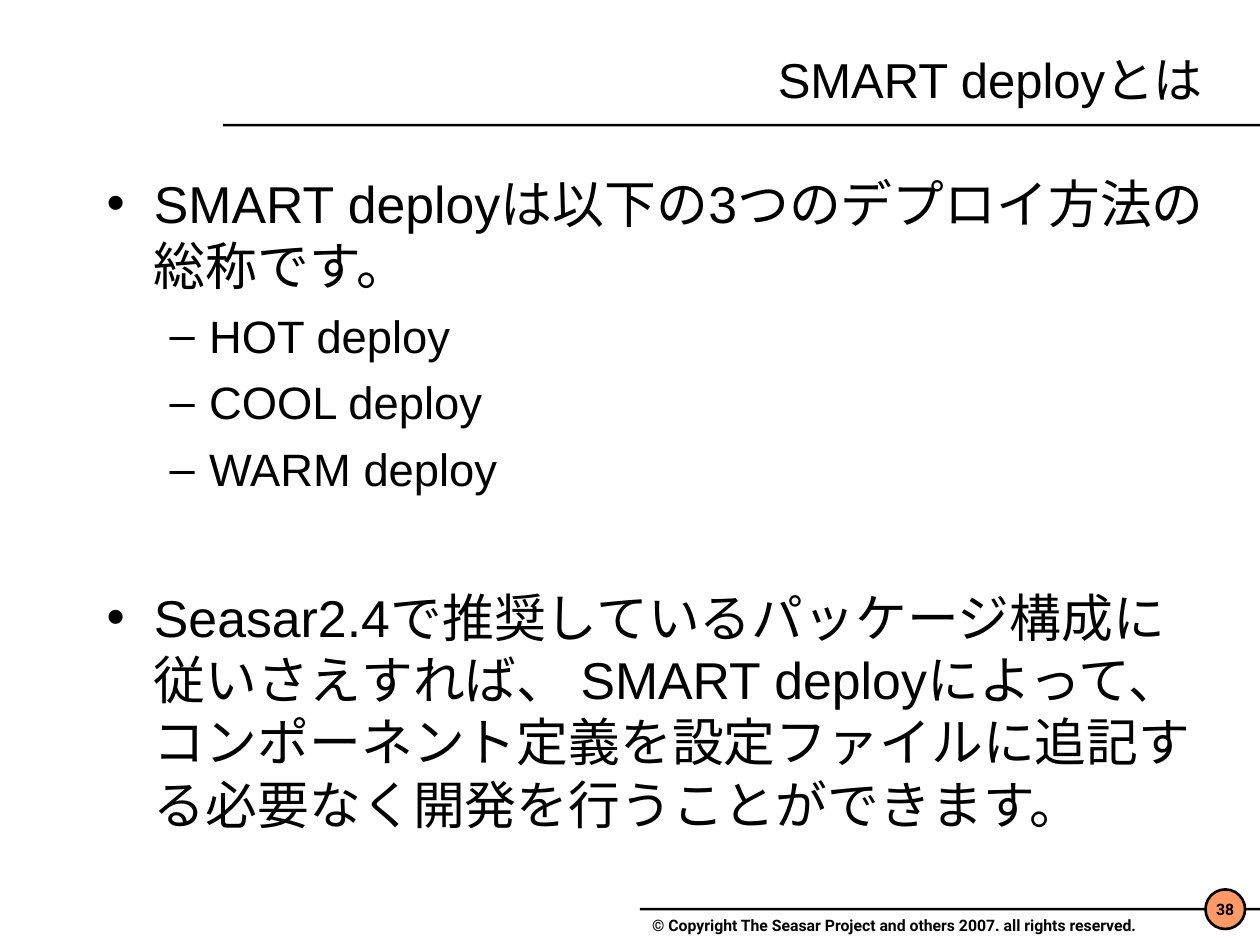
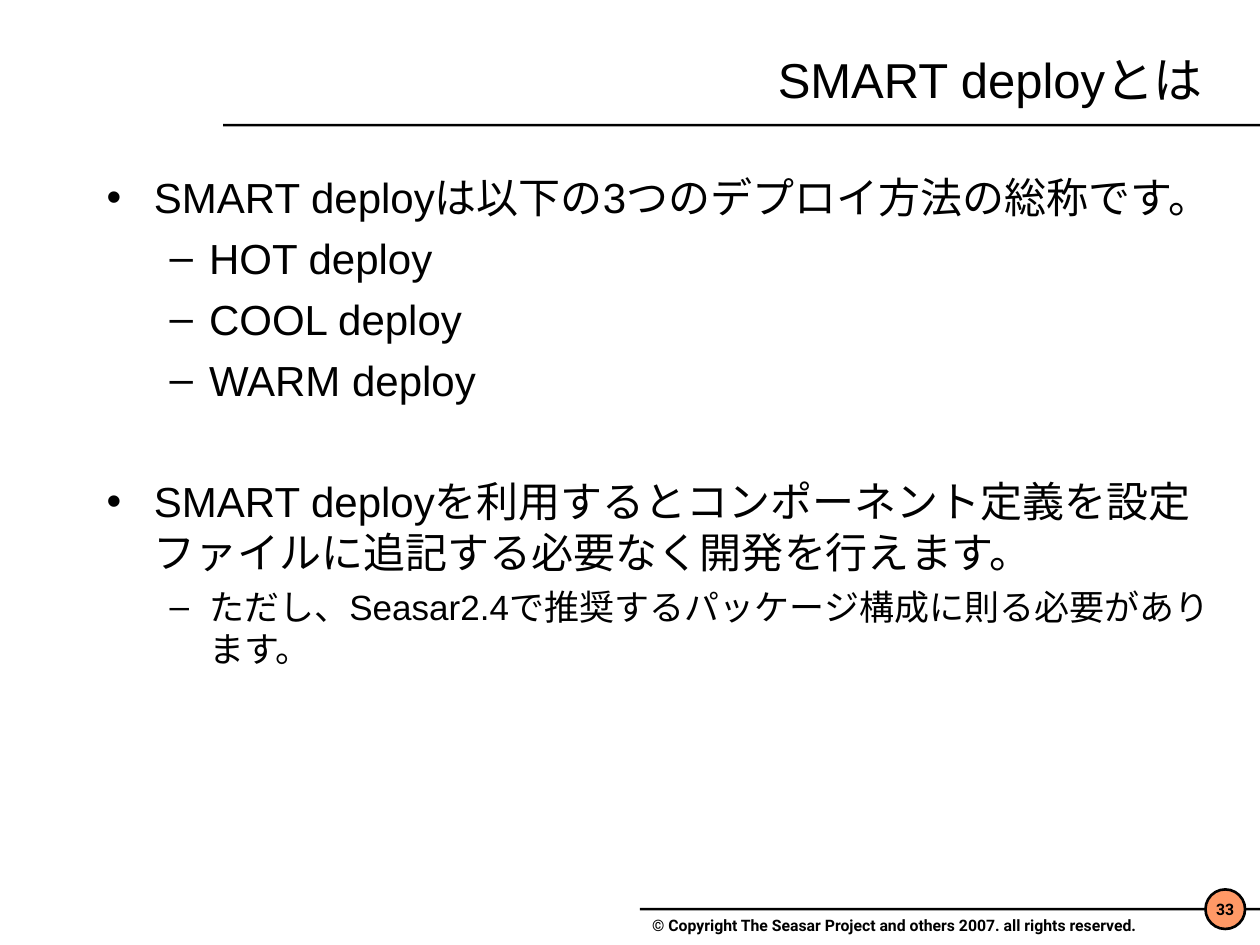
Before and after one commit to seasarorg/seasar2, a slide deck: slide 33 of seasar2_tutorial/doc/Seasar2.4.ppt (slide 38 before the commit). Drawn at 1260x945 pixels with LibreOffice and Linux fonts; fonts in the diff are those of the drawing; background and template pictures are left out. Boxes give left, top, right and bottom in pixels: in the first picture for what was removed or moved away, otherwise in the second. Text is boxed around its words. In the diff, an @@ line names an element or a change of style, - is before the commit and + after.

Commit message:
チュートリアルのドキュメント修正。

```diff
--- a/seasar2_tutorial/doc/Seasar2.4.ppt
+++ b/seasar2_tutorial/doc/Seasar2.4.ppt
@@ text at (x1=154, y1=179, x2=1210, y2=404): size 29.6 to 24 pt in "SMART deployは以下の3つのデプロイ方法の総称です。"; size 25.9 to 24 pt in "HOT deploy", "COOL deploy", "WARM deploy"; less space between paragraphs @@
@@ text at (x1=154, y1=487, x2=1210, y2=664): text changed; size 29.6 to 24 pt @@
-• Seasar2.4で推奨しているパッケージ構成に従いさえすれば、 SMART deployによって、コンポーネント定義を設定ファイルに追記する必要なく開発を行うことができます。
+• SMART deployを利用するとコンポーネント定義を設定ファイルに追記する必要なく開発を行えます。
+  – ただし、Seasar2.4で推奨するパッケージ構成に則る必要があります。
@@ page number at (x1=1216, y1=903, x2=1234, y2=915): text changed @@
-38
+33
```
Also in this commit, not shown: 34 other slides changed, 11 slides added, 12 slides removed, 1 other file.
